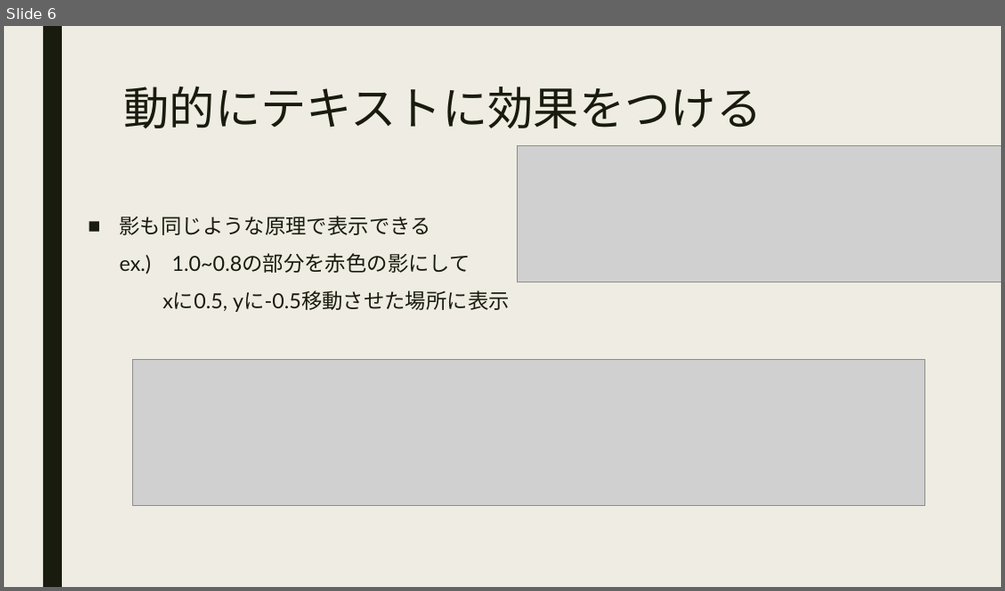
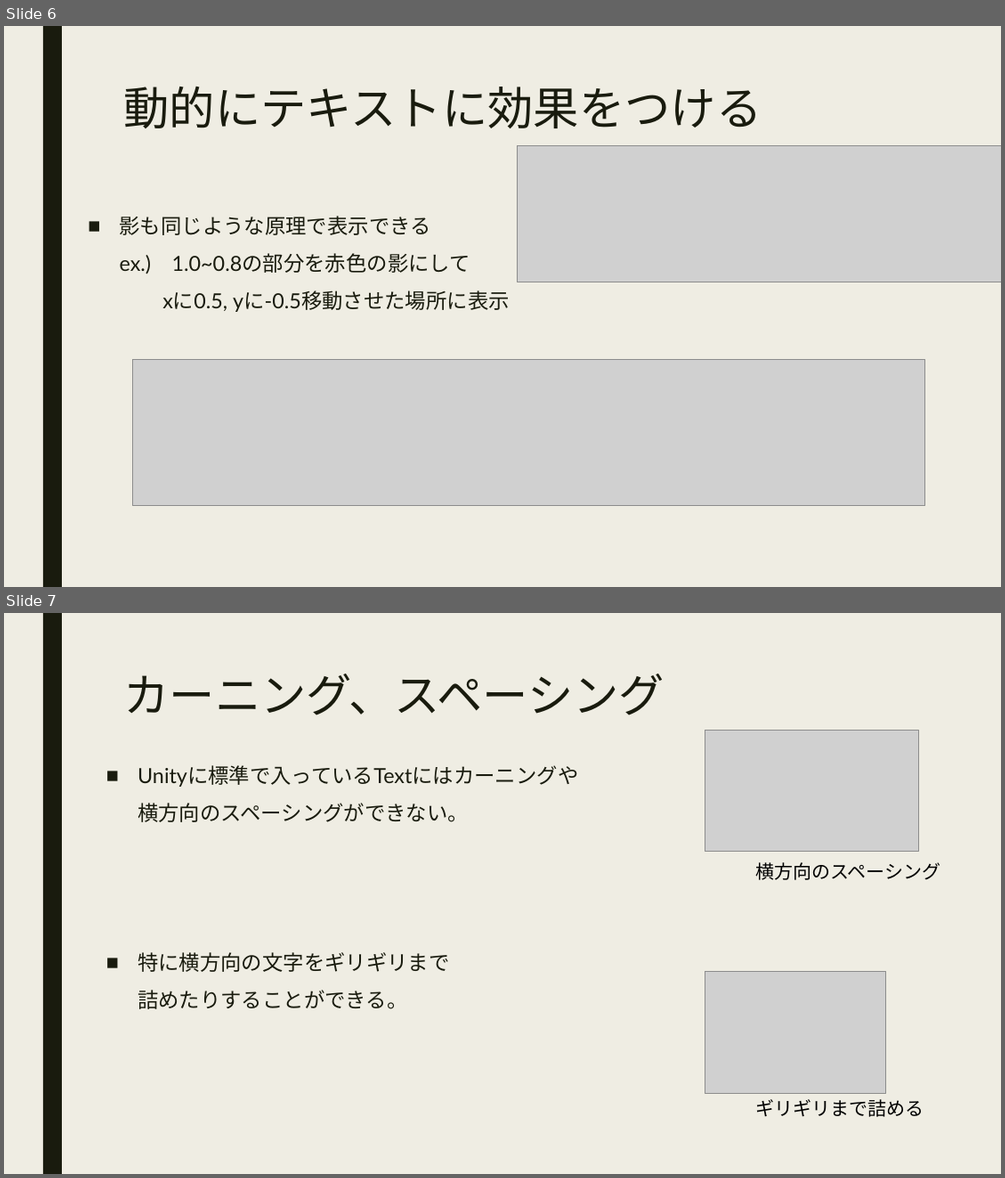
Before and after one commit to hopesnow/Study, a slide deck: RHStudy/Documents/TextMeshPro_r-hatase.pptx. Shown one above the other, each under a label of ours: slide 6 before the commit, slides 6 and 7 after it. The pictures are 1005x591 and 1005x1178 pixels, drawn with LibreOffice and Linux fonts; fonts in the diff are those of the drawing; grey boxes stand for pictures. Boxes give left, top, right and bottom in pixels: in the first picture for what was removed or moved away, otherwise in the second. Text is boxed around its words. In the diff, an @@ line names an element or a change of style, - is before the commit and + after.

```diff
--- a/RHStudy/Documents/TextMeshPro_r-hatase.pptx
+++ b/RHStudy/Documents/TextMeshPro_r-hatase.pptx
@@ slide 7 added at box(4, 613, 1001, 1174), background #EFEDE3; not listed: 1 template element that a slide beside it also shows @@
@@ title added at box(123, 674, 664, 715), 44 pt, text #191B0E @@
+カーニング、スペーシング
@@ picture added at box(704, 730, 919, 852) @@
@@ text added at box(138, 765, 578, 1009), 20 pt, text #191B0E @@
+■ Unityに標準で入っているTextにはカーニングや
+  横方向のスペーシングができない。
+■ 特に横方向の文字をギリギリまで
+  詰めたりすることができる。
@@ text added at box(755, 862, 940, 880), 18 pt, text #000000 @@
+横方向のスペーシング
@@ picture added at box(704, 971, 886, 1093) @@
@@ text added at box(755, 1099, 923, 1117), 18 pt, text #000000 @@
+ギリギリまで詰める
```
Also in this commit, not shown: 1 other slide added.
